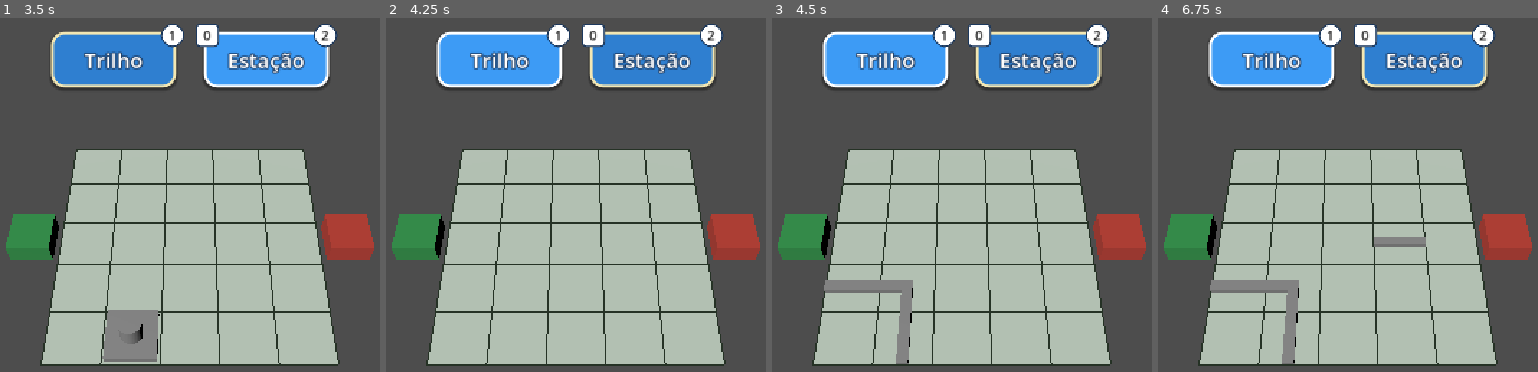
Above: before the commit, frames 1-4 (left to right).
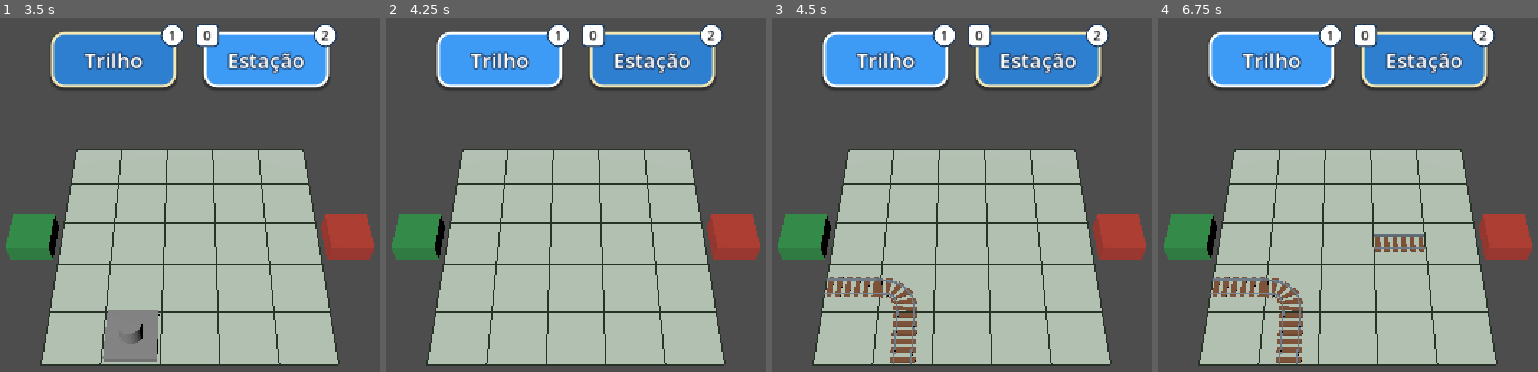
Above: after the commit, the same moments.

Repository: Danil0Ribeir0/automatoon-godot
Game: Godot game, scene res://scenes/game/GameWorld.tscn
The game is run twice, just before and just after one commit, with the same random seed, the same clock (stepped at 60 frames per second) and the same inputs.
Inputs (mouse positions are in pixels of both pictures, inside the frame that each line leads up to):
- Up to frame 1 (3.5 s): click "Trilho" at 0.5 s; click "Estação" at 1.25 s; tap Enter at 2, 2.1 s; move the mouse to (364, 219) at 2.02 s; hold Up 2.03-2.75 s; click (364, 219) at 2.17 s; tap Space at 2.75 s; drag from (30, 265) to (148, 333) at 2.77 s
- Up to frame 2 (4.25 s): move the mouse to (655, 145) at 3.52 s; hold Up from 3.53 s (still down); tap 1 at 3.6 s
- Up to frame 3 (4.5 s): release Up at 4.25 s; tap Enter at 4.25 s; drag from (920, 333) to (outside the picture) at 4.27 s
- Up to frame 4 (6.75 s): tap Space at 5, 6.5 s; move the mouse to (outside the picture) at 5.02 s; hold Down 5.03-5.75 s; tap Enter at 5.1, 5.75 s; drag from (outside the picture) to (1226, 131) at 5.77 s; move the mouse to (1389, 244) at 6.52 s; hold Down from 6.53 s (still down); tap 1 at 6.6 s; click (1389, 244) at 6.67 s

Frames 1-2 are identical in both runs. In frame 3, 2.2% of the frame differs, in the area x 13-39%, y 73-98%; in frame 4, 2.8%, in the area x 13-71%, y 61-98%.

Commit message:
feet: organiza cenas de trilho

Diff:
--- a/scenes/rails/RailPiece.tscn
+++ b/scenes/rails/RailPiece.tscn
@@ -1,30 +1,18 @@
 [gd_scene format=3 uid="uid://djgo7ml3073w8"]
 
 [ext_resource type="Script" uid="uid://bcjddrxwboscf" path="res://scripts/view/rail_piece.gd" id="1_1mmq7"]
-
-[sub_resource type="BoxMesh" id="BoxMesh_pr1q8"]
-size = Vector3(0.2, 0.1, 1)
-
-[sub_resource type="BoxMesh" id="BoxMesh_jamks"]
-size = Vector3(0.2, 0.1, 0.6)
-
-[sub_resource type="BoxMesh" id="BoxMesh_h64yi"]
-size = Vector3(0.6, 0.1, 0.2)
+[ext_resource type="PackedScene" uid="uid://bit2w0gaywxk" path="res://scenes/rails/trilhoReto.glb" id="2_dcqii"]
+[ext_resource type="PackedScene" uid="uid://ds0a54d33jhj2" path="res://scenes/rails/trilhoCurvo.glb" id="3_4kyeh"]
 
 [node name="RailPiece" type="Node3D" unique_id=71048651]
 script = ExtResource("1_1mmq7")
 
-[node name="Straight" type="MeshInstance3D" parent="." unique_id=1844755321]
-transform = Transform3D(1, 0, 0, 0, 1, 0, 0, 0, 1, 0, 0.05, 0)
-visible = false
-mesh = SubResource("BoxMesh_pr1q8")
+[node name="Straight" type="Node3D" parent="." unique_id=2125732892]
+transform = Transform3D(0.85, 0, 0, 0, 1, 0, 0, 0, 1, 0, 0.04, 0)
 
-[node name="Curve" type="Node3D" parent="." unique_id=777394804]
+[node name="Straight" parent="Straight" unique_id=263388045 instance=ExtResource("2_dcqii")]
 
-[node name="ArmNorth" type="MeshInstance3D" parent="Curve" unique_id=2085502669]
-transform = Transform3D(1, 0, 0, 0, 1, 0, 0, 0, 1, 0, 0.05, -0.2)
-mesh = SubResource("BoxMesh_jamks")
+[node name="Curve" type="Node3D" parent="." unique_id=1208112658]
+transform = Transform3D(-1, 0, 1.04907336e-07, 0, 1, 0, -8.742278e-08, 0, -1.2, 0.15, 0.04, -0.12)
 
-[node name="ArmEast" type="MeshInstance3D" parent="Curve" unique_id=932142397]
-transform = Transform3D(1, 0, 0, 0, 1, 0, 0, 0, 1, 0.2, 0.05, 0)
-mesh = SubResource("BoxMesh_h64yi")
+[node name="Curve" parent="Curve" unique_id=1834218188 instance=ExtResource("3_4kyeh")]
Binary file added: scenes/rails/trilhoCurvo.glb
Not shown, changed: scenes/rails/trilhoCurvo.glb.import
Binary file added: scenes/rails/trilhoReto.glb
Not shown, changed: scenes/rails/trilhoReto.glb.import
Binary file removed: scenes/rails/trilho_curvo1.glb
Binary file removed: scenes/rails/trilho_reto.glb
